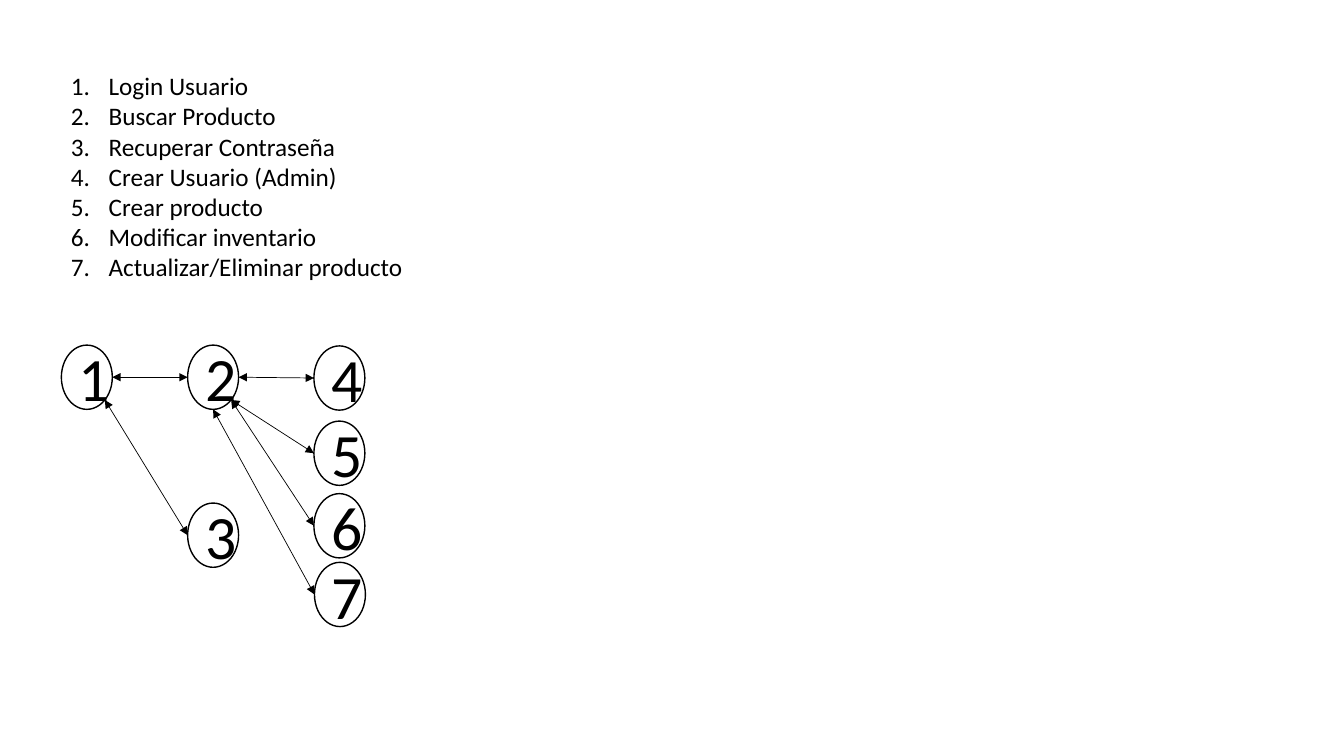
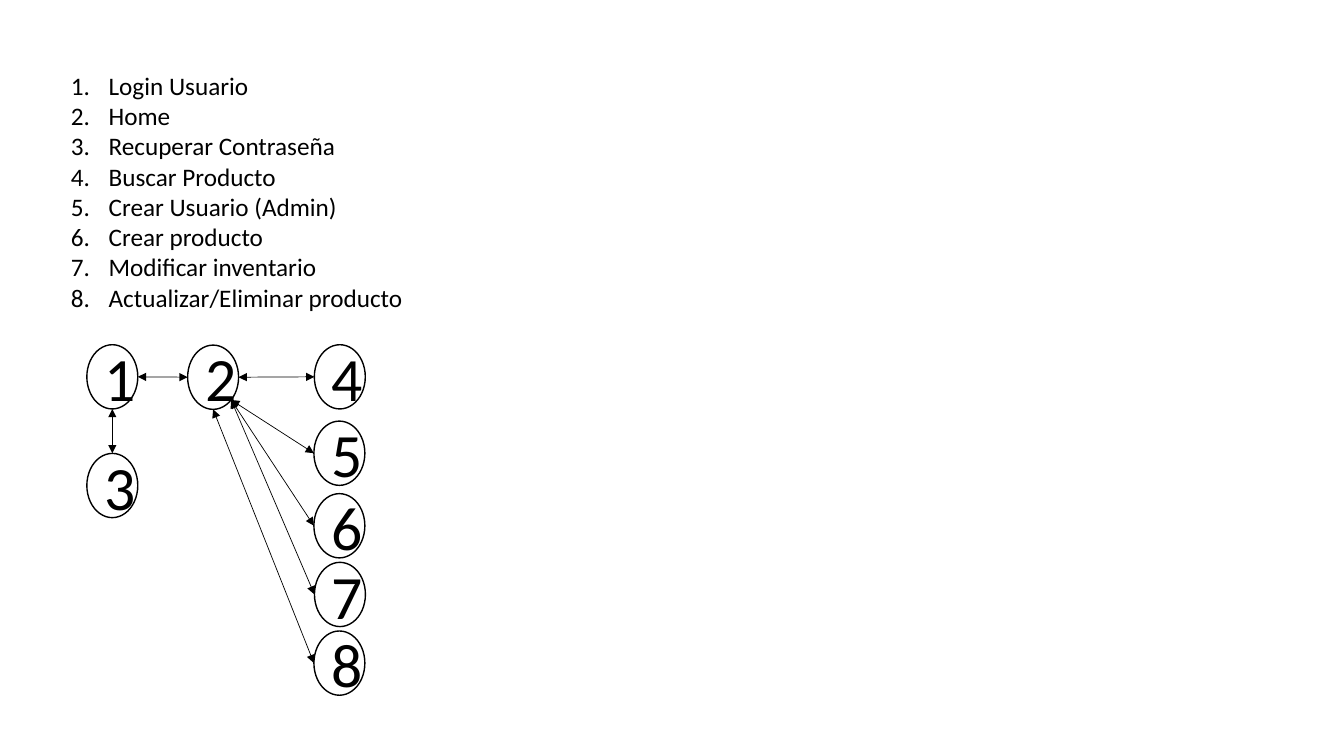
Before and after one commit to monicaaac/INVENTARIO-Team-F, a slide deck: slide 1 of Diagrama de navegabilidad.pptx. Drawn at 1344x756 pixels with LibreOffice and Linux fonts; fonts in the diff are those of the drawing. Boxes give left, top, right and bottom in pixels: in the first picture for what was removed or moved away, otherwise in the second. Text is boxed around its words. In the diff, an @@ line names an element or a change of style, - is before the commit and + after.

```diff
--- a/Diagrama de navegabilidad.pptx
+++ b/Diagrama de navegabilidad.pptx
@@ text at (x1=109, y1=108, x2=335, y2=159): paragraphs added @@
+2. Home
+3. Recuperar Contraseña
@@ ellipse "1" moved from (x1=62, y1=345, x2=113, y2=409) to (x1=87, y1=345, x2=138, y2=409) @@
@@ double arrow moved from (112, 377) - (188, 377) to (138, 377) - (188, 377) @@
@@ double arrow moved from (105, 400) - (188, 535) to (112, 409) - (112, 454) @@
@@ double arrow added from (213, 409) to (314, 663), #000000 0.5 pt @@
@@ double arrow moved from (213, 409) - (315, 595) to (231, 400) - (315, 595) @@
@@ ellipse "3" moved from (x1=188, y1=503, x2=239, y2=568) to (x1=87, y1=454, x2=138, y2=518) @@
@@ ellipse added at (x1=314, y1=631, x2=365, y2=696), fill #FFFFFF, outline #000000 1 pt, 44 pt, text #000000 @@
+8
```
Also in this commit, not shown: 1 slide added.
